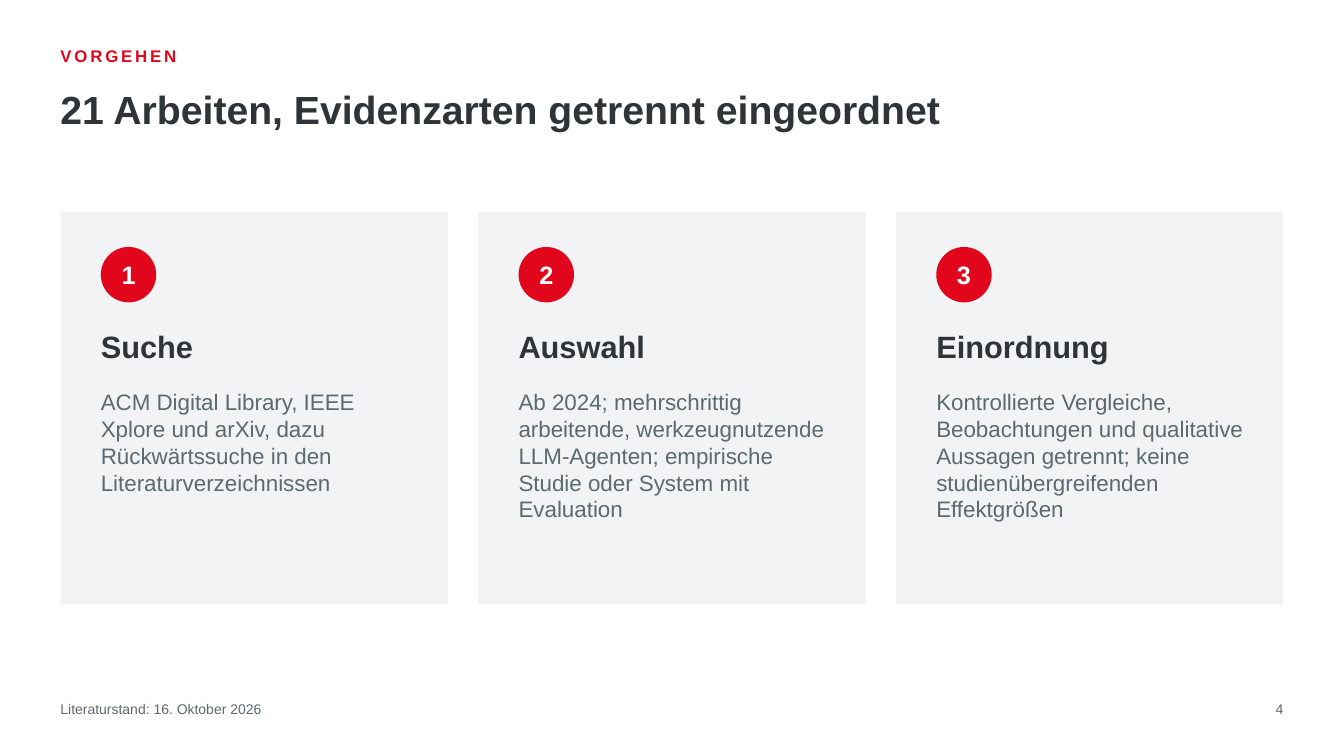
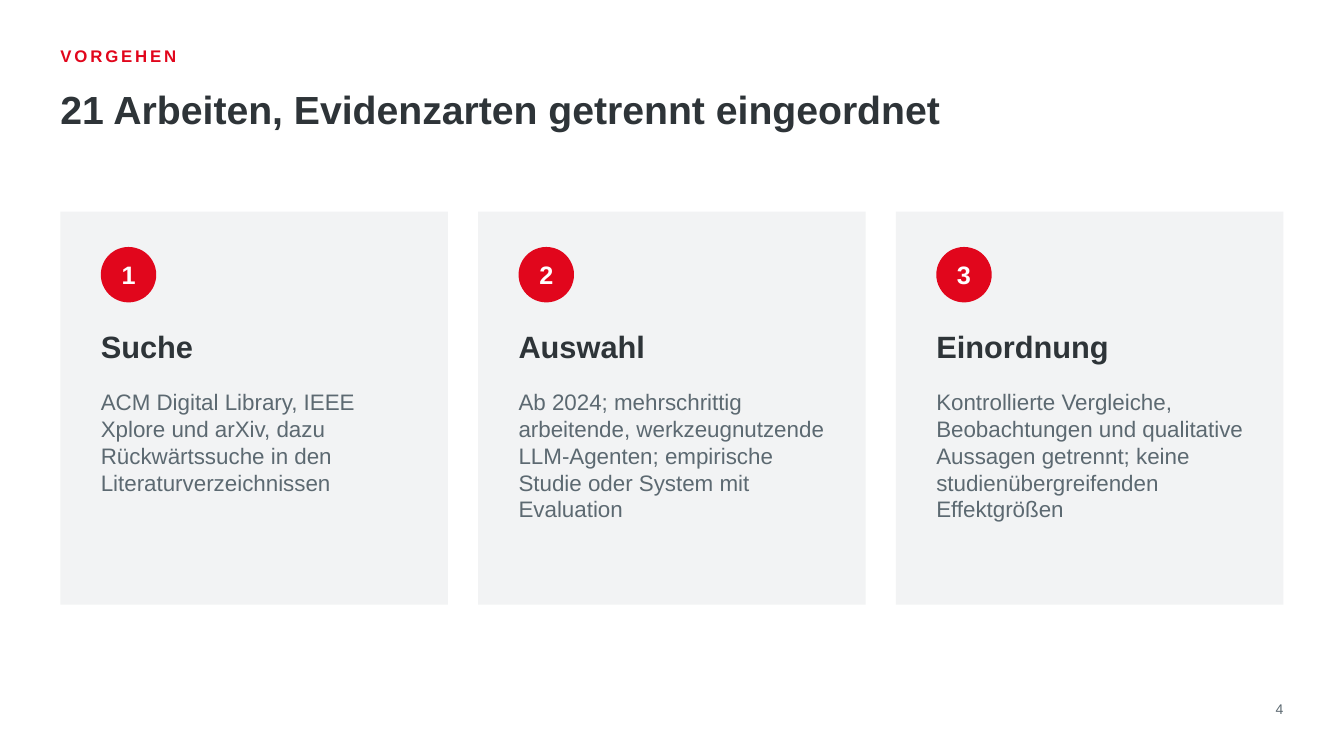
Before and after one commit to Spaculea/neue_konzepte_informatik_abgabe, a slide deck: slide 4 of CODEX/praesentation/KI-Coding-Agenten_Praesentation.pptx. Drawn at 1344x756 pixels with LibreOffice and Linux fonts; fonts in the diff are those of the drawing; background and template pictures are left out. Boxes give left, top, right and bottom in pixels: in the first picture for what was removed or moved away, otherwise in the second. Text is boxed around its words. In the diff, an @@ line names an element or a change of style, - is before the commit and + after.

```diff
--- a/CODEX/praesentation/KI-Coding-Agenten_Praesentation.pptx
+++ b/CODEX/praesentation/KI-Coding-Agenten_Praesentation.pptx
@@ text removed at <box>60,704,261,714</box> @@
-Literaturstand: 16. Oktober 2026
```
Also in this commit, not shown: 1 other file.
